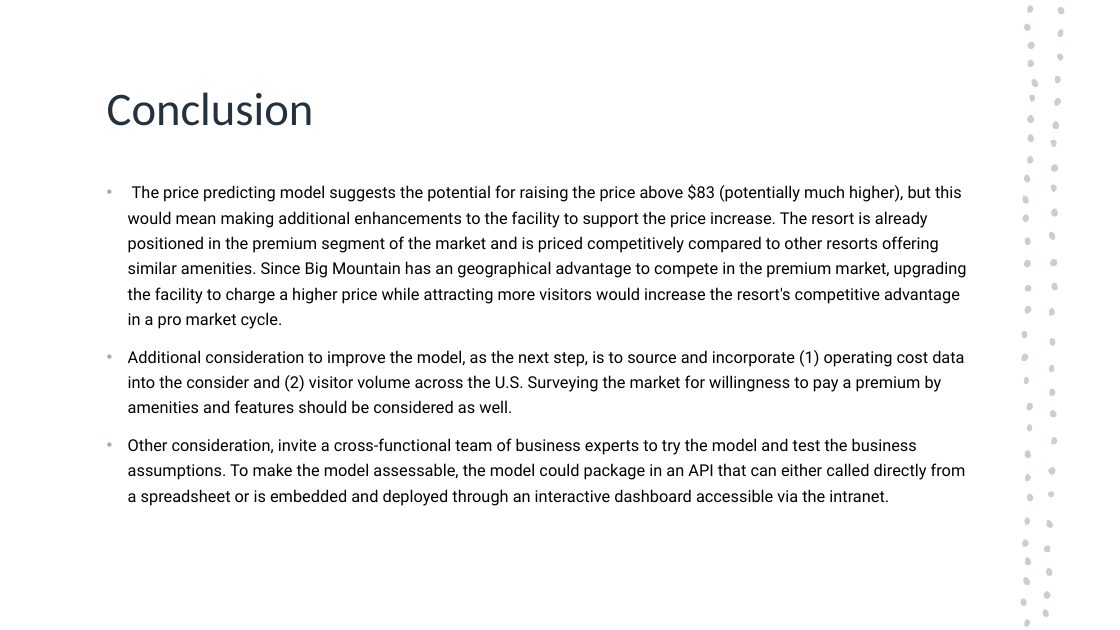
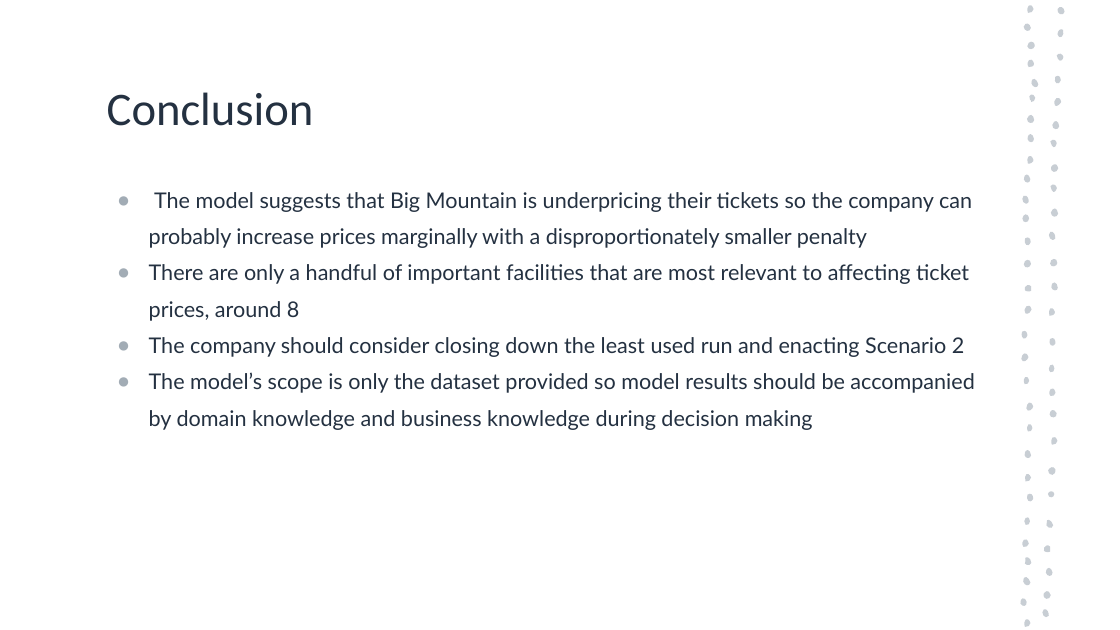
Before and after one commit to batkaw/DataScienceGuidedCapstone, a slide deck: slide 11 of big mountain project.pptm (slide 10 before the commit). Drawn at 1120x630 pixels with LibreOffice and Linux fonts; fonts in the diff are those of the drawing. Boxes give left, top, right and bottom in pixels: in the first picture for what was removed or moved away, otherwise in the second. Text is boxed around its words. In the diff, an @@ line names an element or a change of style, - is before the commit and + after.

```diff
--- a/big mountain project.pptm
+++ b/big mountain project.pptm
@@ text at [149,192,974,430]: text changed; size 14 to 18.5 pt; font Roboto to Lato; text colour #000000 to #243141 @@
-• The price predicting model suggests the potential for raising the price above $83 (potentially much higher), but this would mean making additional enhancements to the facility to support the price increase. The resort is already positioned in the premium segment of the market and is priced competitively compared to other resorts offering similar amenities. Since Big Mountain has an geographical advantage to compete in the premium market, upgrading the facility to charge a higher price while attracting more visitors would increase the resort's competitive advantage in a pro market cycle.
-• Additional consideration to improve the model, as the next step, is to source and incorporate (1) operating cost data into the consider and (2) visitor volume across the U.S. Surveying the market for willingness to pay a premium by amenities and features should be considered as well.
-• Other consideration, invite a cross-functional team of business experts to try the model and test the business assumptions. To make the model assessable, the model could package in an API that can either called directly from a spreadsheet or is embedded and deployed through an interactive dashboard accessible via the intranet.
+● The model suggests that Big Mountain is underpricing their tickets so the company can probably increase prices marginally with a disproportionately smaller penalty
+● There are only a handful of important facilities that are most relevant to affecting ticket prices, around 8
+● The company should consider closing down the least used run and enacting Scenario 2
+● The model’s scope is only the dataset provided so model results should be accompanied by domain knowledge and business knowledge during decision making
```
Also in this commit, not shown: 4 other slides changed, 1 slide added.
